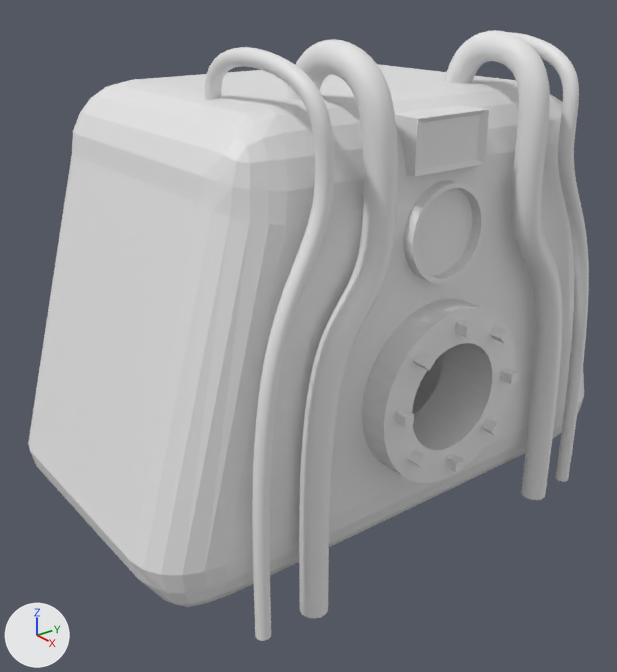
Renders of the Blender file Assets/Models/furnace.blend from each side of a commit.
The view is the same before and after, from a 50 mm camera at (6.55, -6.2, 4.16) aimed at (-0.99, -0.42, 0.15). Arrows for +X, +Y and +Z are at lower left; the lights stay in place.
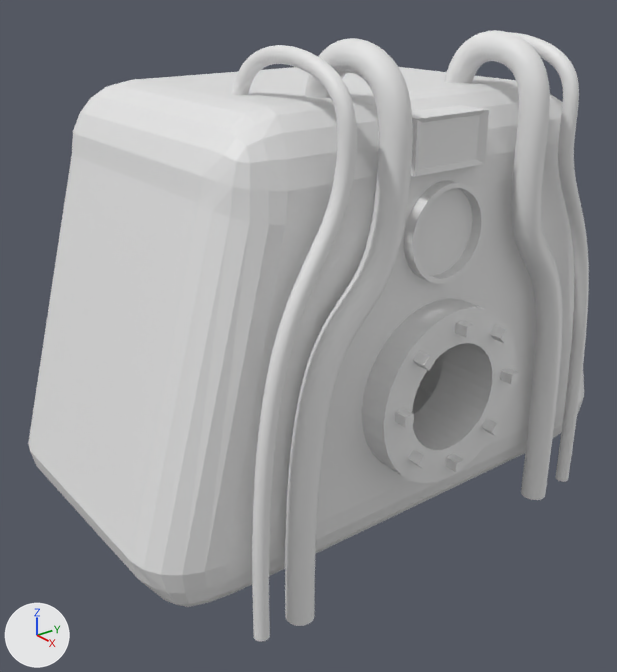
Pixel boxes (x1, y1, x2, y2) of what changed, in the pictures (617 x 672 px):
'NurbsPath.002', reshaped, moved, rescaled (12% wider): before (286, 39, 398, 618); after (231, 45, 357, 642)
'NurbsPath.000', added: after (285, 38, 413, 626)
'NurbsPath.004', deleted: before (204, 47, 334, 641)

Edits to the bpy script that builds the scene:
```text
Change cu_nurbspath_003:
    where _sp = cu_nurbspath_003.splines.new('NURBS'); _sp.points.add(7)
    remove _sp.points.foreach_set('co', [-2.681, -0.7, -1.143, 1.0, -3.575, -0.7, -1.195, 1.0, -3.505, -0.7, 0.0, 1.0, -3.01, -0.7, 0.0, 1.0, -1.0, -0.89, 0.0, 1.0, -1.372, 0.049, 0.0, 1.0, 1.0, 0.0, 0.0, 1.0, 2.0, 0.0, 0.0, 1.0])
    add _sp.points.foreach_set('co', [-2.774, 0.979, -1.673, 1.0, -3.586, 1.116, -1.843, 1.0, -3.505, 1.02, 0.0, 1.0, -3.01, 1.02, 0.0, 1.0, -1.944, 1.025, 0.0, 1.0, -1.372, 0.049, 0.0, 1.0, 1.0, 0.0, 0.0, 1.0, 2.0, 0.0, 0.0, 1.0])
    cu_nurbspath_003.bevel_object: ob_beziercircle_002 -> ob_beziercircle_009
Add cu_beziercircle_009:
    cu_beziercircle_009 = bpy.data.curves.new('BezierCircle.009', 'CURVE')
    cu_beziercircle_009.dimensions = '3D'
    _sp = cu_beziercircle_009.splines.new('BEZIER'); _sp.bezier_points.add(3)
    _sp.bezier_points.foreach_set('co', [-1.0, 0.0, 0.0, 0.0, 1.0, 0.0, 1.0, 0.0, 0.0, 0.0, -1.0, 0.0])
    _sp.bezier_points.foreach_set('handle_left', [-1.0, -0.552, 0.0, -0.552, 1.0, 0.0, 1.0, 0.552, 0.0, 0.552, -1.0, 0.0])
    _sp.bezier_points.foreach_set('handle_right', [-1.0, 0.552, 0.0, 0.552, 1.0, 0.0, 1.0, -0.552, 0.0, -0.552, -1.0, 0.0])
    for _p, _l, _r in zip(_sp.bezier_points, ['AUTO', 'AUTO', 'AUTO', 'AUTO'], ['AUTO', 'AUTO', 'AUTO', 'AUTO']): _p.handle_left_type = _l; _p.handle_right_type = _r
    _sp.order_u = 0
    _sp.order_v = 0
    _sp.use_cyclic_u = True
    cu_beziercircle_009.use_path = True
    cu_beziercircle_009.use_path_clamp = True
    cu_beziercircle_009.bevel_resolution = 0
    cu_beziercircle_009.fill_mode = 'HALF'
Add cu_nurbspath_000:
    cu_nurbspath_000 = bpy.data.curves.new('NurbsPath.000', 'CURVE')
    cu_nurbspath_000.dimensions = '3D'
    _sp = cu_nurbspath_000.splines.new('NURBS'); _sp.points.add(7)
    _sp.points.foreach_set('co', [-2.681, 1.109, -1.143, 1.0, -3.575, 1.109, -1.195, 1.0, -3.505, 1.109, 0.0, 1.0, -3.01, 1.109, 0.0, 1.0, -1.0, 1.095, 0.0, 1.0, -1.372, 0.049, 0.0, 1.0, 1.0, 0.0, 0.0, 1.0, 2.0, 0.0, 0.0, 1.0])
    _sp.order_u = 5
    _sp.order_v = 0
    _sp.use_endpoint_u = True
    cu_nurbspath_000.use_path = True
    cu_nurbspath_000.use_path_clamp = True
    cu_nurbspath_000.bevel_mode = 'OBJECT'
    cu_nurbspath_000.bevel_resolution = 0
    cu_nurbspath_000.fill_mode = 'HALF'
    cu_nurbspath_000.bevel_object = ob_beziercircle_008
Add cu_beziercircle_008:
    cu_beziercircle_008 = bpy.data.curves.new('BezierCircle.008', 'CURVE')
    cu_beziercircle_008.dimensions = '3D'
    _sp = cu_beziercircle_008.splines.new('BEZIER'); _sp.bezier_points.add(3)
    _sp.bezier_points.foreach_set('co', [-1.0, 0.0, 0.0, 0.0, 1.0, 0.0, 1.0, 0.0, 0.0, 0.0, -1.0, 0.0])
    _sp.bezier_points.foreach_set('handle_left', [-1.0, -0.552, 0.0, -0.552, 1.0, 0.0, 1.0, 0.552, 0.0, 0.552, -1.0, 0.0])
    _sp.bezier_points.foreach_set('handle_right', [-1.0, 0.552, 0.0, 0.552, 1.0, 0.0, 1.0, -0.552, 0.0, -0.552, -1.0, 0.0])
    for _p, _l, _r in zip(_sp.bezier_points, ['AUTO', 'AUTO', 'AUTO', 'AUTO'], ['AUTO', 'AUTO', 'AUTO', 'AUTO']): _p.handle_left_type = _l; _p.handle_right_type = _r
    _sp.order_u = 0
    _sp.order_v = 0
    _sp.use_cyclic_u = True
    cu_beziercircle_008.use_path = True
    cu_beziercircle_008.use_path_clamp = True
    cu_beziercircle_008.bevel_resolution = 0
    cu_beziercircle_008.fill_mode = 'HALF'
Change ob_nurbspath_002:
    ob_nurbspath_002.location: (0.88, -1.78, 0.02) -> (0.88, -2.45, 0.02)
    ob_nurbspath_002.scale: (1.0, -1.0, 1.0) -> (1.0, 1.0, 1.0)
Remove ob_nurbspath_004:
    ob_nurbspath_004 = bpy.data.objects.new('NurbsPath.004', cu_nurbspath_006)
Add ob_beziercircle_009:
    ob_beziercircle_009 = bpy.data.objects.new('BezierCircle.009', cu_beziercircle_009)
    ob_beziercircle_009.location = (-2.171, 3.711, 0.016)
    ob_beziercircle_009.scale = (0.0816, 0.0816, 0.0816)
Add ob_nurbspath_000:
    ob_nurbspath_000 = bpy.data.objects.new('NurbsPath.000', cu_nurbspath_000)
    ob_nurbspath_000.location = (0.88, -1.97, 0.02)
    ob_nurbspath_000.rotation_euler = (0.0, 1.571, 0.0)  # degrees (0, 90, 0)
Add ob_beziercircle_008:
    ob_beziercircle_008 = bpy.data.objects.new('BezierCircle.008', cu_beziercircle_008)
    ob_beziercircle_008.location = (-2.171, 2.739, 0.016)
    ob_beziercircle_008.scale = (0.152, 0.152, 0.152)
```
